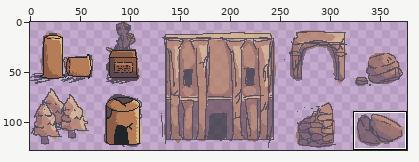
File history of a pixel-art file, Assets/Sprites/buildings.ase. The first picture is a wide view before the edit; the outline marks the close-up.
Close-up. First the earlier version:
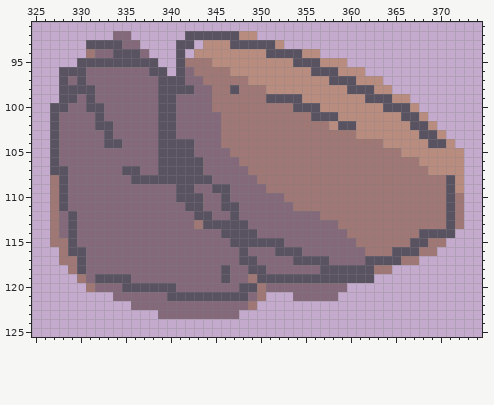
384x128 pixels, 1 frame. Shown: x 325..374, y 91..125. The wide view leaves out empty margins. The commit also changed other parts of the picture, which this record leaves out.
The same view after the edit:
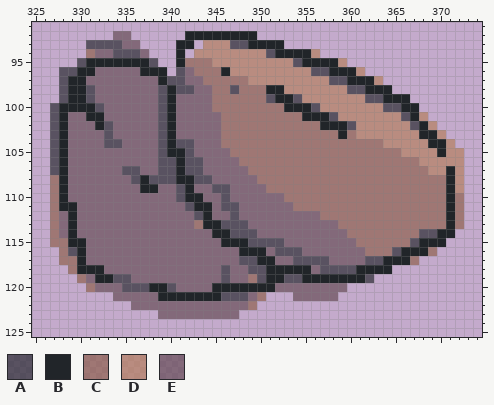
Palette (. is transparent): A #212529a8  B #212529  C #8c5c47a8  D #b47d58a8  E #614750a8
Change:
layer "Layer 5" added
Layer "Layer 5":
Colour B replaces colour A in row 92 at x 342 to 347; in row 93 at x 341 to 342 and 349 to 351; in row 94 at x 341 and 352 to 354; in row 95 at x 331 to 337, 341 and 355 to 356; in row 96 at x 330, 338 to 339 and 358; in row 97 at x 330, 339 and 360.
Colour B replaces colour A in row 98 at x 329 to 330, 340 and 362; in row 99 at x 329, 340, 352 to 353 and 364; in row 100 at x 328, 331, 340, 354 to 355 and 366; in row 101 at x 332, 340, 356 to 357 and 367; in row 102 at x 332, 340, 359 and 368; in row 103 at x 340 and 368 to 369.
Colour B replaces colour A in row 104 at x 340 and 369 to 370; in row 105 at x 340 to 341; in row 106 at x 341; in row 107 at x 328 and 341; in row 108 at x 328, 337, 341 to 342 and 371; in row 109 at x 328, 342 and 371.
Colour B replaces colour A in row 110 at x 328, 342 to 343 and 371; in row 111 at x 328, 343 and 371; in row 112 at x 329, 344 and 371; in row 113 at x 329, 344 to 345 and 371; in row 114 at x 329, 346 and 370 to 371; in row 115 at x 329, 347 to 348 and 368.
Colour B replaces colour A in row 116 at x 330, 348 and 366 to 367; in row 117 at x 330 and 364 to 365; in row 118 at x 330 and 361 to 362; in row 119 at x 332 to 333, 351 to 352 and 355 to 361; in row 120 at x 338 to 339 and 348 to 349; in row 121 at x 340 to 345.
Colour B replaces colour C in row 96 at x 346; in row 100 at x 353; in row 101 at x 355; in row 102 at x 357; in row 103 at x 359; in row 115 at x 369 to 370.
Colour B replaces colour C in row 116 at x 368; in row 117 at x 366; in row 118 at x 363 to 364; in row 120 at x 350.
Colour B replaces colour D in row 92 at x 348 to 349; in row 93 at x 352; in row 94 at x 355; in row 95 at x 357 to 358; in row 96 at x 359 to 360; in row 97 at x 361 to 362.
Colour B replaces colour D in row 98 at x 351 to 352 and 363 to 364; in row 99 at x 365 to 366; in row 100 at x 367; in row 102 at x 358; in row 105 at x 370; in row 107 at x 371.
Colour B replaces colour E in row 96 at x 331 and 337; in row 97 at x 329; in row 99 at x 330; in row 100 at x 329 to 330; in row 101 at x 328 and 331; in rows 102 to 106 at x 328.
Colour B replaces colour E in row 109 at x 337 to 338; in row 111 at x 329 and 344; in row 114 at x 345; in row 115 at x 330 and 346; in row 116 at x 349 to 350; in row 117 at x 350 to 351.
Colour B replaces colour E in row 118 at x 331 to 332 and 351 to 355; in row 120 at x 345 to 347 and 351; in row 121 at x 339.
Pixel boxes of the changes (left, top, right, bottom) in both close-ups:
changed: (59, 31, 455, 301)
